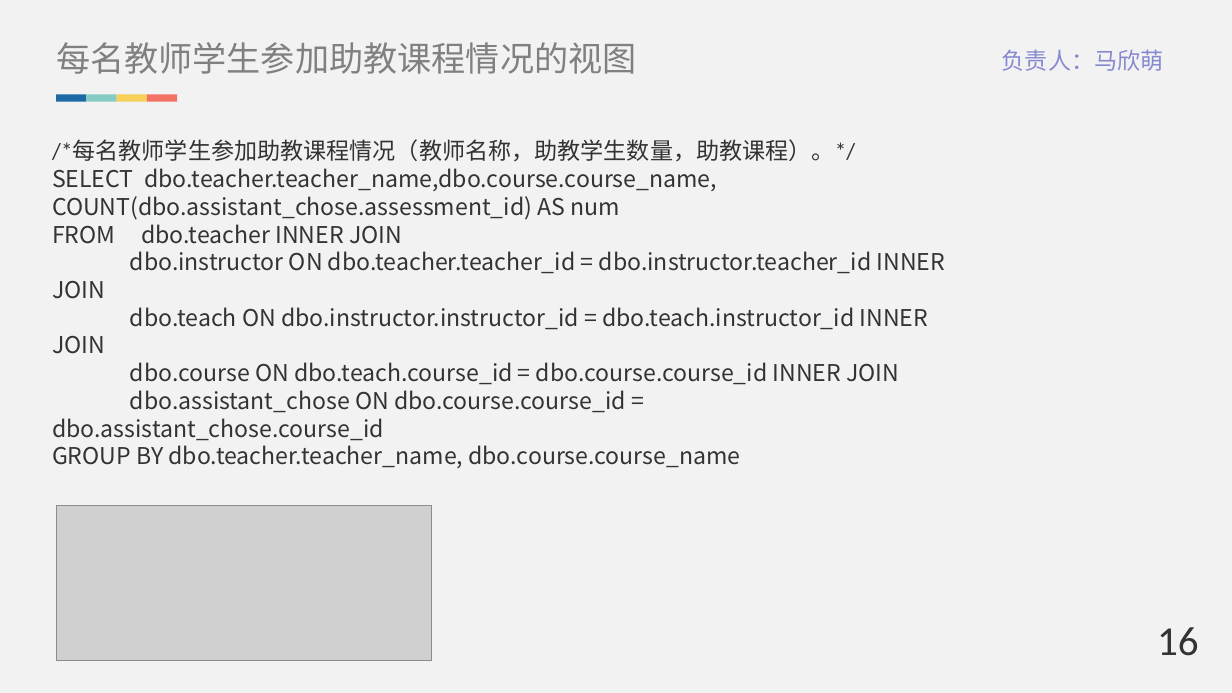
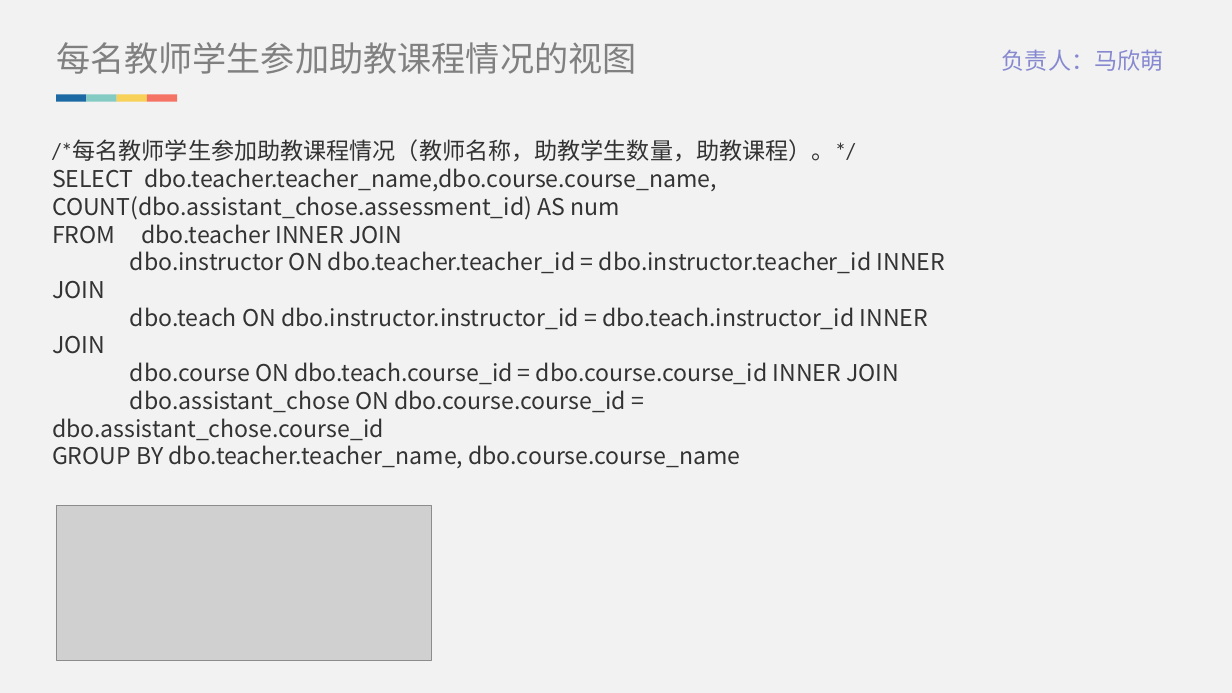
Before and after one commit to Brief-drizzle/database-ks, a slide deck: slide 28 of doc/答辩ppt.pptx (slide 22 before the commit). Drawn at 1232x693 pixels with LibreOffice and Linux fonts; fonts in the diff are those of the drawing; grey boxes stand for pictures. Boxes give left, top, right and bottom in pixels: in the first picture for what was removed or moved away, otherwise in the second. Text is boxed around its words. In the diff, an @@ line names an element or a change of style, - is before the commit and + after.

```diff
--- a/doc/答辩ppt.pptx
+++ b/doc/答辩ppt.pptx
@@ text removed at (1157,627,1199,656) @@
-16
```
Also in this commit, not shown: 22 other slides changed, 5 slides added, 3 other files.
